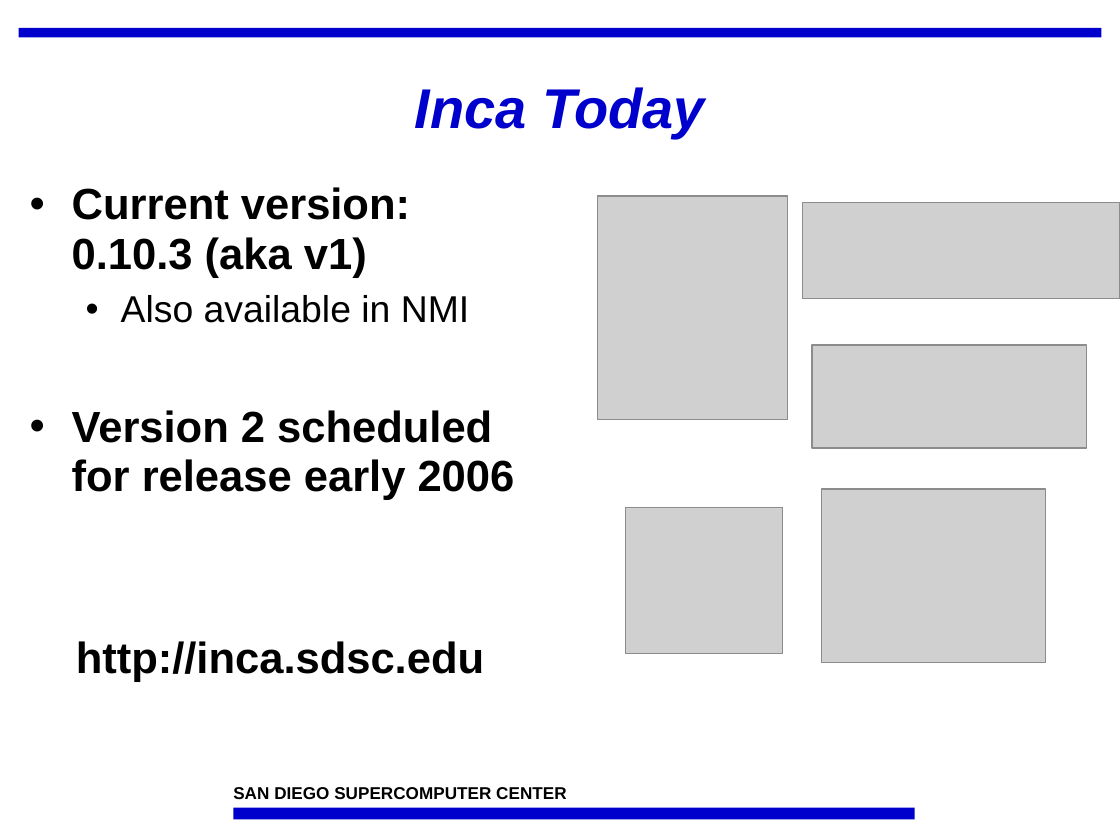
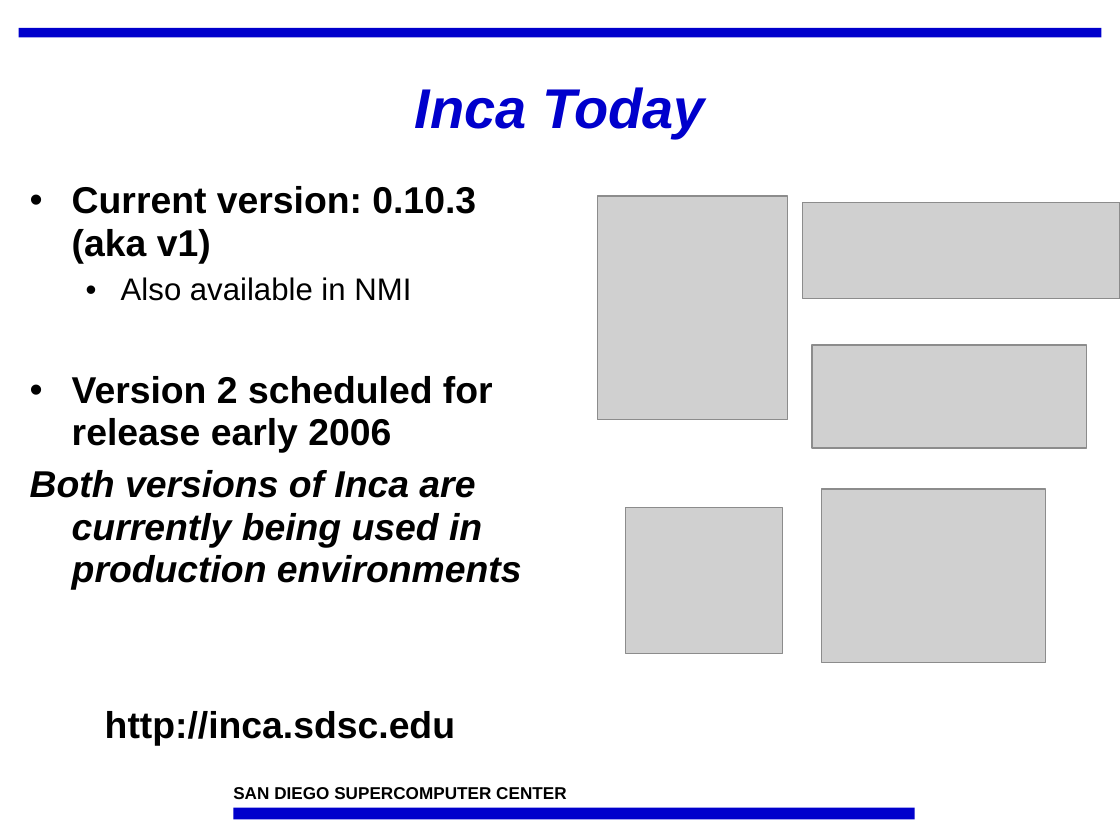
Before and after one commit to IncaProject/inca-xsede, a slide deck: slide 12 of talks/inca_sc05.ppt. Drawn at 1120x840 pixels with LibreOffice and Linux fonts; fonts in the diff are those of the drawing; grey boxes stand for pictures; background and template pictures are left out. Boxes give left, top, right and bottom in pixels: in the first picture for what was removed or moved away, otherwise in the second. Text is boxed around its words. In the diff, an @@ line names an element or a change of style, - is before the commit and + after.

```diff
--- a/talks/inca_sc05.ppt
+++ b/talks/inca_sc05.ppt
@@ text at [72,186,493,746]: size 28 to 24 pt in "Current version: 0.10.3 (aka v1)", "Version 2 scheduled for release early 2006", "http://inca.sdsc.edu"; size 24 to 20 pt in "Also available in NMI"; less space between paragraphs @@
@@ text at [30,470,522,590]: paragraph added @@
+Both versions of Inca are currently being used in production environments
```
Also in this commit, not shown: 17 other slides changed, 1 slide added, 1 slide removed.
